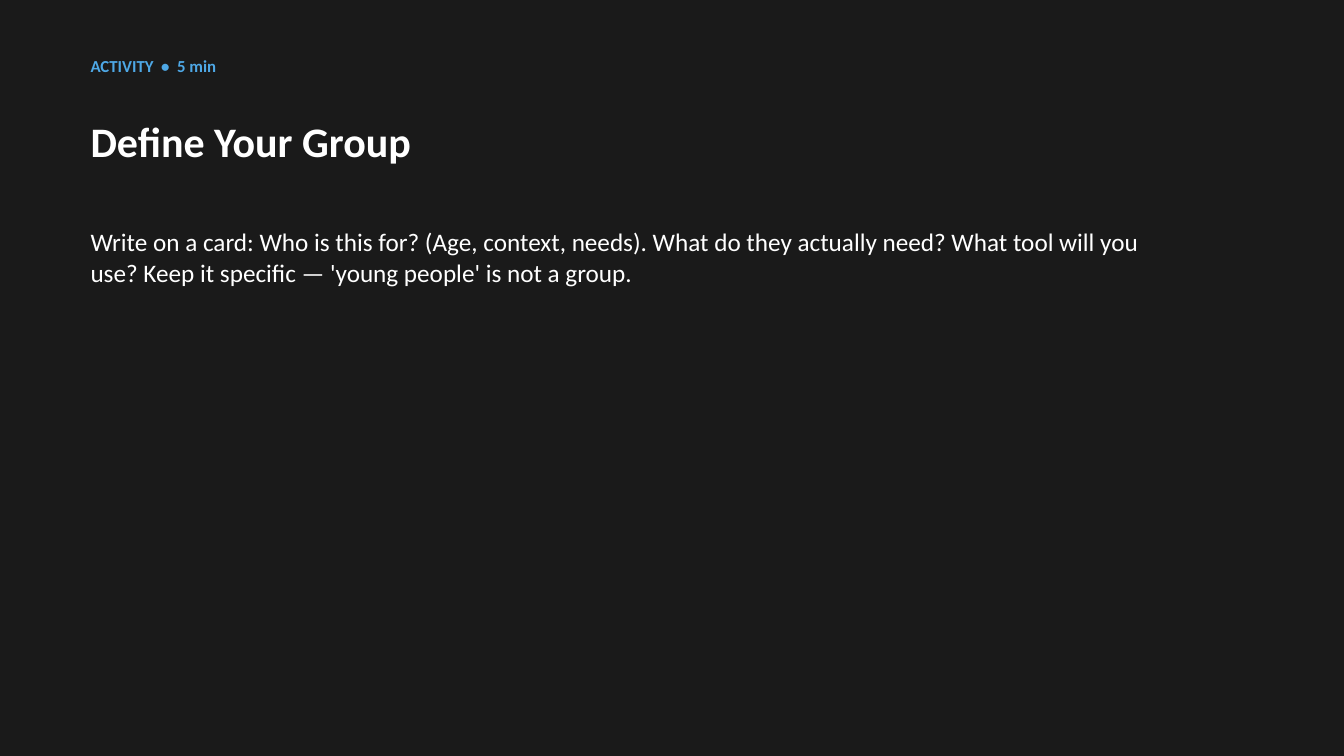
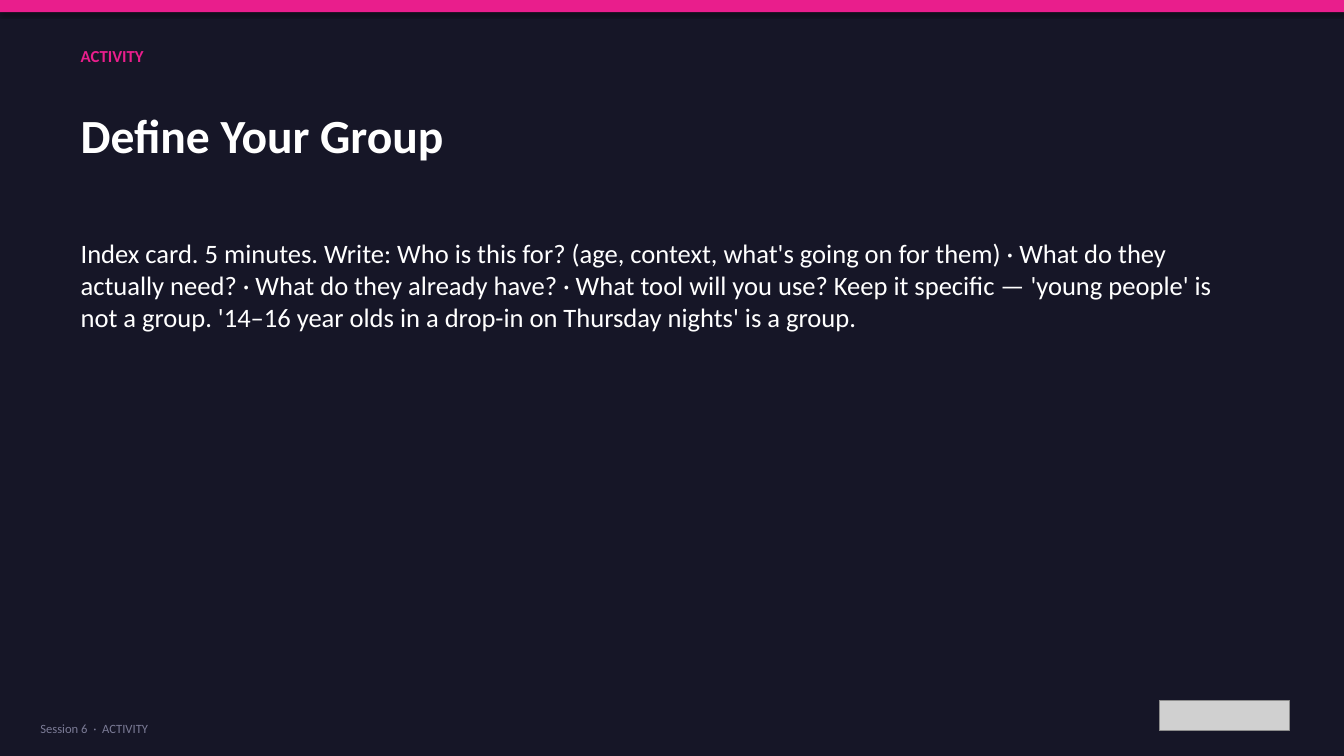
Before and after one commit to bh1ff/cpd-v2, a slide deck: slide 10 of assets/downloads/Session-6-Build-Something-Real.pptx (slide 5 before the commit). Drawn at 1344x756 pixels with LibreOffice and Linux fonts; fonts in the diff are those of the drawing; grey boxes stand for pictures. Boxes give left, top, right and bottom in pixels: in the first picture for what was removed or moved away, otherwise in the second. Text is boxed around its words. In the diff, an @@ line names an element or a change of style, - is before the commit and + after.

Commit message:
Session 6 rework: Build Something Real — build / test / iterate against 4 criteria
- 24 activities across D-A-K-D-C
- New LIA aim: leave with a working prototype to deploy with a real group in 4 weeks
- DISCOVER: Best Moment · Worst Moment · Quality Criteria Vote · Name a Good One · The Choose Test
- ACTIVITY: Define Your Group · Pick Your Tool · Build It (45 min strict) · One-Sentence Elevator · Self-Check · Readiness Stand-Up
- KEY IDEAS: Four criteria, three failures — Failure Mode Bingo · The 60-Second Rule · Whose Problem Are You Solving? · The Tool Dies Tomorrow Question
- DISCUSSION: Peer Test R1 · Iterate Fix One Thing · Peer Test R2 · Before vs After · The Critics' Circle
- CLOSING: Lightning Presentations · Programme Reflection · Final Takeaway · Deploy Date
- Opening Q: What does good digital youth work look like?
- Closing Q: If the tool changed tomorrow, what standards would still apply?
- Takeaway: deploy with real group within 4 weeks, write 1–2pp justification

```diff
--- a/assets/downloads/Session-6-Build-Something-Real.pptx
+++ b/assets/downloads/Session-6-Build-Something-Real.pptx
@@ background #1A1A1A to #161627 @@
@@ rectangle added at (0, 0, 1344, 12), fill #E91E8C @@
@@ text at (81, 51, 144, 62): text changed; text colour #4EA8E6 to #E91E8C @@
-ACTIVITY • 5 min
+ACTIVITY
@@ text "Define Your Group": place and size @@
-text "Define Your Group" at (91, 127, 411, 164)
+text "Define Your Group" at (81, 119, 443, 161)
@@ text "Define Your Group" at (81, 119, 443, 161): size 30 to 34 pt @@
@@ text at (81, 244, 1211, 332): text changed; size 18 to 19 pt @@
-Write on a card: Who is this for? (Age, context, needs). What do they actually need? What tool will you use? Keep it specific — 'young people' is not a group.
+Index card. 5 minutes. Write: Who is this for? (age, context, what's going on for them) · What do they actually need? · What do they already have? · What tool will you use? Keep it specific — 'young people' is not a group. '14–16 year olds in a drop-in on Thursday nights' is a group.
@@ picture added at (1159, 701, 1290, 731) @@
@@ text added at (40, 724, 148, 733), 9 pt, text #7B7B96 @@
+Session 6 · ACTIVITY
```
Also in this commit, not shown: 13 other slides changed, 18 slides added, 4 slides removed, 3 other files.
